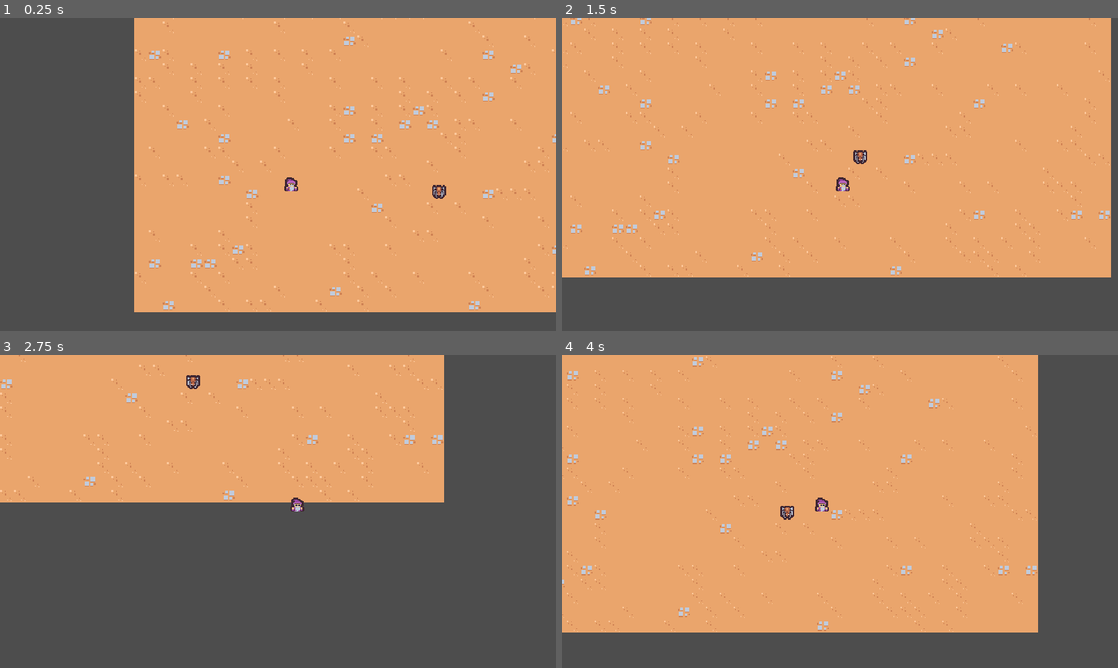
Above: before the commit, frames 1-4 (two rows, left to right).
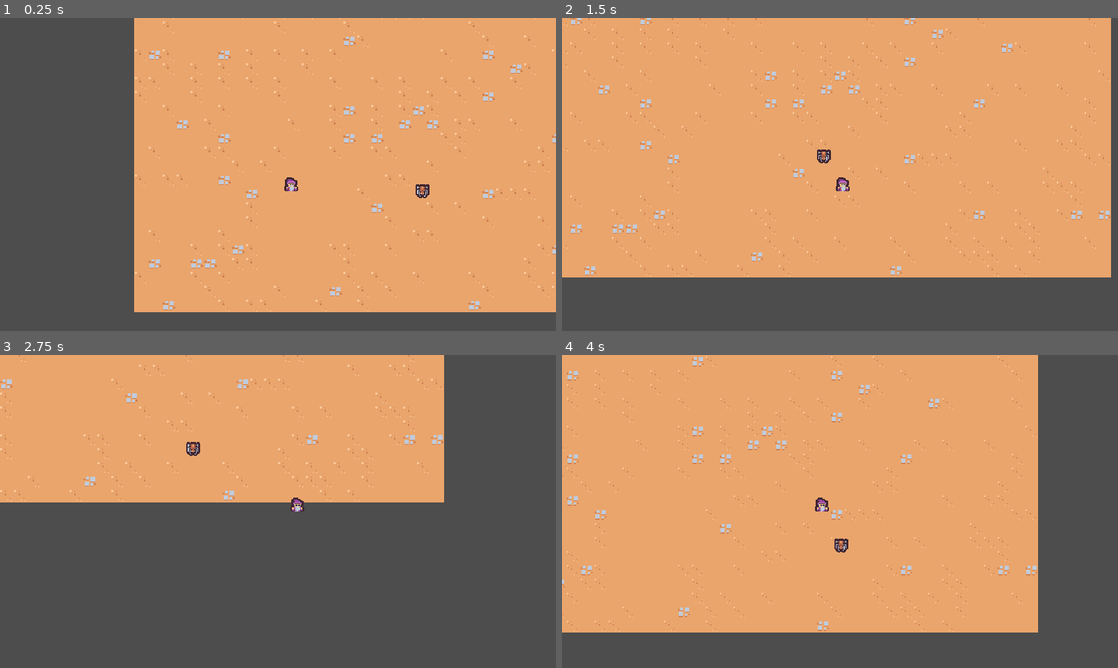
Above: after the commit, the same moments.

Repository: RdotSilva/Godot-2D-Survivor
Game: Godot game, scene res://scenes/main/main.tscn
The game is run twice, just before and just after one commit, with the same random seed, the same clock (stepped at 60 frames per second) and the same inputs.
Inputs:
- Up to frame 1 (0.25 s): no input
- Up to frame 2 (1.5 s): hold D (move_right) 0.53-1.28 s; hold S (move_down) from 1.28 s (still down)
- Up to frame 3 (2.75 s): release S (move_down) at 2.03 s; hold D (move_right) from 2.03 s (still down)
- Up to frame 4 (4 s): release D (move_right) at 2.78 s; hold W (move_up) 2.78-3.53 s; hold A (move_left) from 3.53 s (still down)

The runs differ from the first frame. In frame 1, 0.2% of the frame differs, in the area x 74-81%, y 53-58%; in frame 2, 0.2%; in frame 3, 0.2%, in the area x 33-36%, y 6-33%; in frame 4, 0.2%.
Error before the commit: Parse Error: Identifier "directtion" not declared in the current scope. (res://scenes/basic_enemy/basic_enemy.gd:13)

Commit message:
Fix movement velocity bug

Diff:
--- a/scenes/basic_enemy/basic_enemy.gd
+++ b/scenes/basic_enemy/basic_enemy.gd
@@ -10,7 +10,7 @@
 # Called every frame. 'delta' is the elapsed time since the previous frame.
 func _process(delta: float) -> void:
 	var direction = get_direction_to_player()
-	velocity = directtion * MAX_SPEED
+	velocity = direction * MAX_SPEED
 	move_and_slide()
 
 
